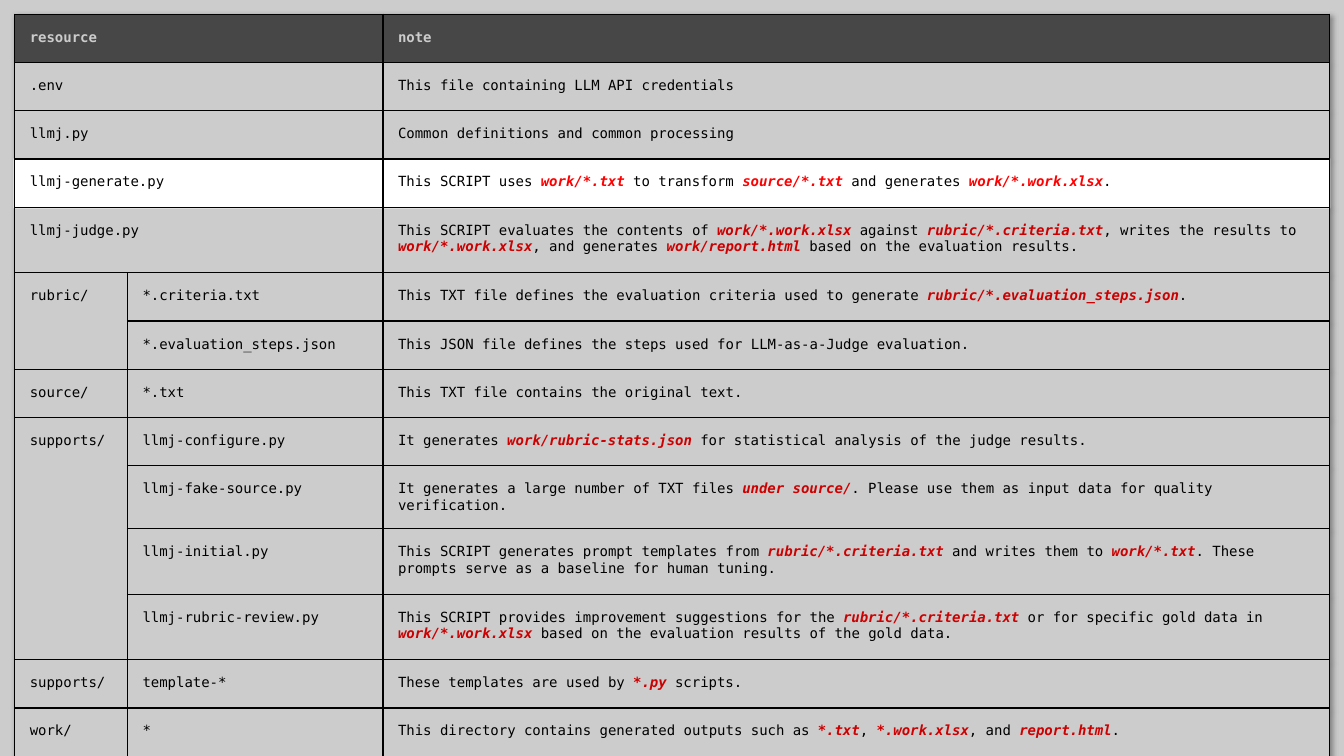
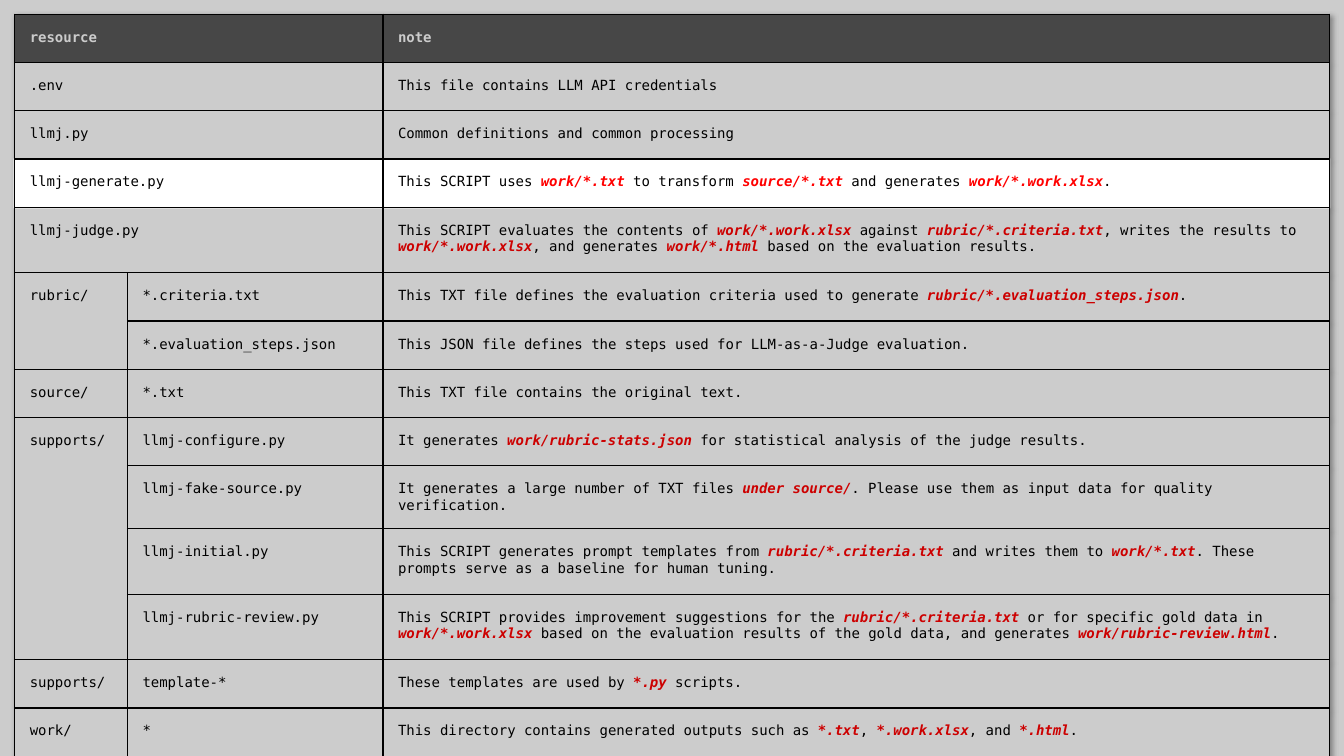
Before and after one commit to nakayama-kazuki/202x, a slide deck: slide 21 of tools/llm-as-a-judge/readme.pptx (slide 16 before the commit). Drawn at 1344x756 pixels with LibreOffice and Linux fonts; fonts in the diff are those of the drawing. Boxes give left, top, right and bottom in pixels: in the first picture for what was removed or moved away, otherwise in the second. Text is boxed around its words. In the diff, an @@ line names an element or a change of style, - is before the commit and + after.

```diff
--- a/tools/llm-as-a-judge/readme.pptx
+++ b/tools/llm-as-a-judge/readme.pptx
@@ table at [15,14,1331,742] @@
-row 2, column 3: This file containing LLM API credentials
+row 2, column 3: This file contains LLM API credentials
-row 5, column 3: This SCRIPT evaluates the contents of work/*.work.xlsx against rubric/*.criteria.txt, writes the results to work/*.work.xlsx, and generates work/report.html based on the evaluation results.
+row 5, column 3: This SCRIPT evaluates the contents of work/*.work.xlsx against rubric/*.criteria.txt, writes the results to work/*.work.xlsx, and generates work/*.html based on the evaluation results.
-row 12, column 3: This SCRIPT provides improvement suggestions for the rubric/*.criteria.txt or for specific gold data in work/*.work.xlsx based on the evaluation results of the gold data.
+row 12, column 3: This SCRIPT provides improvement suggestions for the rubric/*.criteria.txt or for specific gold data in work/*.work.xlsx based on the evaluation results of the gold data, and generates work/rubric-review.html.
-row 14, column 3: This directory contains generated outputs such as *.txt, *.work.xlsx, and report.html.
+row 14, column 3: This directory contains generated outputs such as *.txt, *.work.xlsx, and *.html.
```
Also in this commit, not shown: 14 other slides changed, 12 slides added, 5 slides removed.
